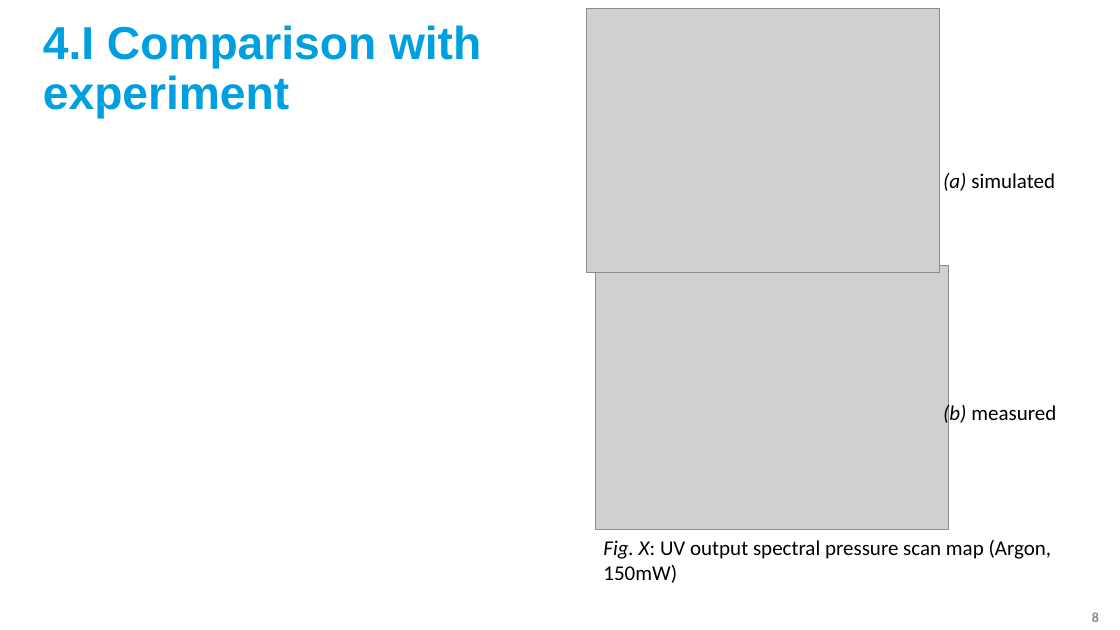
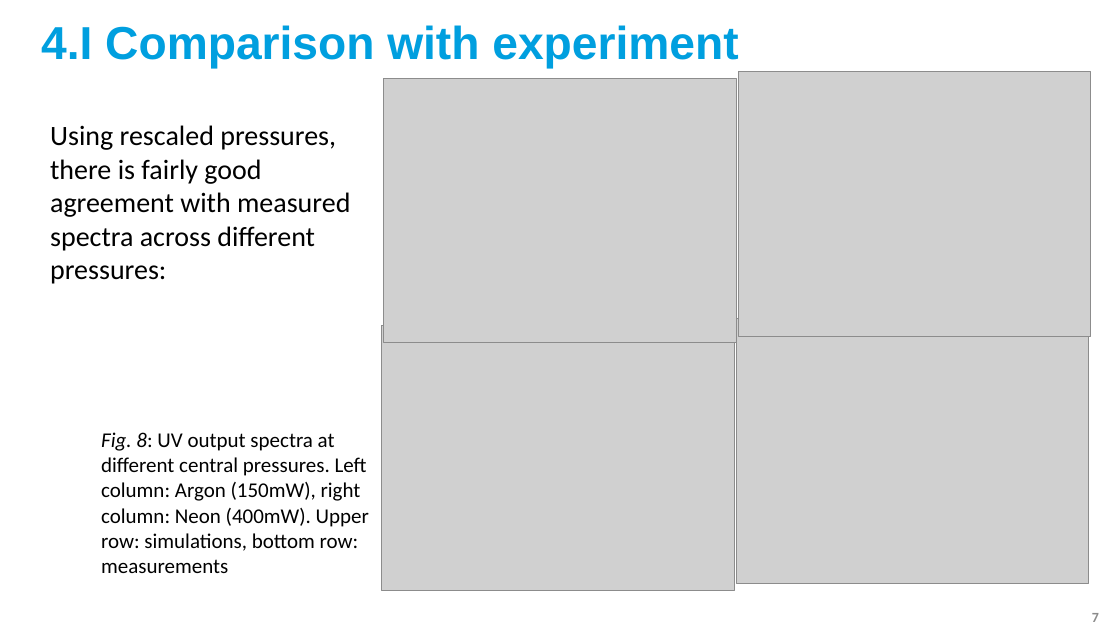
Before and after one commit to david-f-amorim/Simulating-THG-of-few-femtosecond-pulses-in-a-noble-gas-, a slide deck: slide 7 of presentations/DESY - Final Presentation (fixed).pptx (slide 8 before the commit). Drawn at 1120x630 pixels with LibreOffice and Linux fonts; fonts in the diff are those of the drawing; grey boxes stand for pictures; background and template pictures are left out. Boxes give left, top, right and bottom in pixels: in the first picture for what was removed or moved away, otherwise in the second. Text is boxed around its words. In the diff, an @@ line names an element or a change of style, - is before the commit and + after.

```diff
--- a/presentations/DESY - Final Presentation (fixed).pptx
+++ b/presentations/DESY - Final Presentation (fixed).pptx
@@ title "4.I Comparison with experiment" rewrapped from <box>43,25,481,119</box> to <box>41,25,738,69</box> @@
@@ picture: place and size @@
-picture at <box>586,8,939,273</box>
+picture at <box>383,78,736,343</box>
@@ picture added at <box>739,71,1091,336</box> @@
@@ text added at <box>50,125,350,284</box>, 24 pt, text #000000 @@
+Using rescaled pressures, there is fairly good agreement with measured spectra across different pressures:
@@ text removed at <box>943,173,1055,191</box> @@
-(a) simulated
@@ picture: place and size @@
-picture at <box>596,266,949,530</box>
+picture at <box>381,326,734,591</box>
@@ picture added at <box>736,319,1089,584</box> @@
@@ text removed at <box>943,403,1056,427</box> @@
-(b) measured
@@ text at <box>101,432,369,573</box>: text changed @@
-Fig. X: UV output spectral pressure scan map (Argon, 150mW)
+Fig. 8: UV output spectra at different central pressures. Left column: Argon (150mW), right column: Neon (400mW). Upper row: simulations, bottom row: measurements
@@ page number at <box>1092,613,1099,622</box>: text changed @@
-8
+7
```
Also in this commit, not shown: 9 other slides changed, 2 slides added, 4 slides removed, 8 other files.
